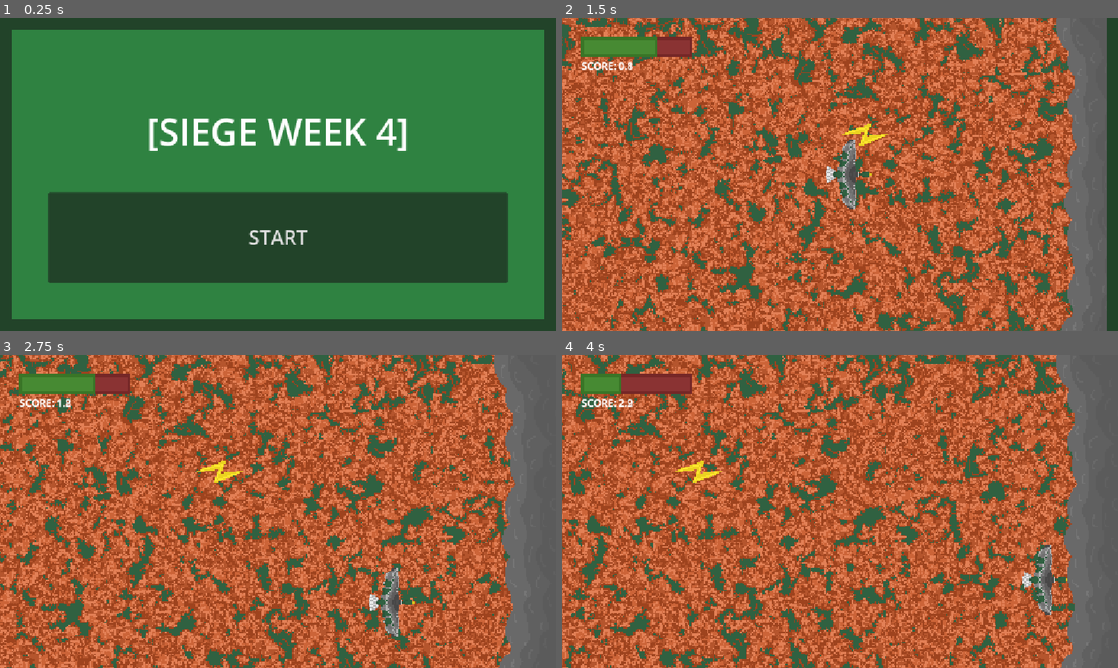
Above: before the commit, frames 1-4 (two rows, left to right).
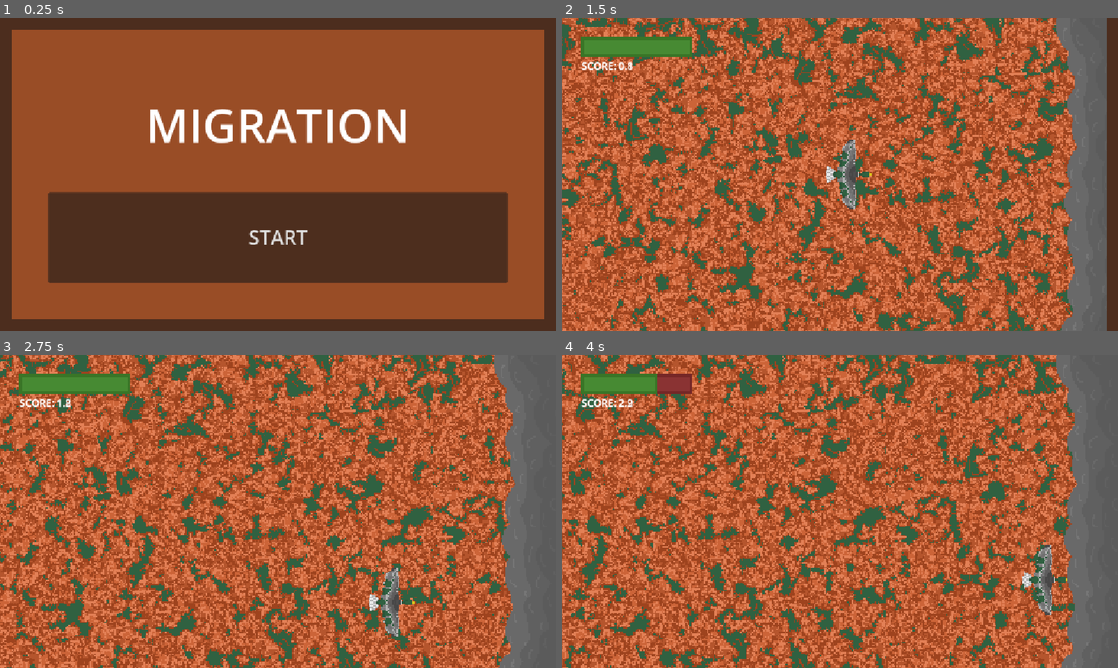
Above: after the commit, the same moments.

Repository: appellatebaton0/siege-4
Game: Godot game, scene res://scenes/main.tscn
Two runs of this game, one before a commit and one after it. Both use one fixed random seed, a clock stepped at 60 frames per second and the inputs below.
Inputs:
- Up to frame 1 (0.25 s): no input
- Up to frame 2 (1.5 s): click "START" at 0.5 s; tap Enter at 1.25 s; hold D (right) from 1.28 s (still down)
- Up to frame 3 (2.75 s): release D (right) at 2.03 s; hold S (down) from 2.03 s (still down)
- Up to frame 4 (4 s): release S (down) at 2.78 s; hold D (right) 2.78-3.53 s; hold W (up) from 3.53 s (still down)

The runs differ from the first frame. In frame 1, 99% of the frame differs, in the area x 0-100%, y 0-100%; in frame 2, 2.6%; in frame 3, 0.6%; in frame 4, 0.6%.

Commit message:
v0.13 - README and Submission!
- Wrote the README
- Project finished, submitted after this commit.

Diff:
--- a/scenes/level.tscn
+++ b/scenes/level.tscn
@@ -75,9 +75,6 @@
 
 [node name="Camera2D" type="Camera2D" parent="."]
 zoom = Vector2(3, 3)
-
-[node name="Enemy" parent="." instance=ExtResource("5_8iemx")]
-position = Vector2(25, -27)
 
 [node name="Sprite2D" type="Sprite2D" parent="."]
 z_index = 2
--- a/scenes/main.tscn
+++ b/scenes/main.tscn
@@ -21,12 +21,12 @@
 [ext_resource type="Script" uid="uid://64djo1ycff7k" path="res://scripts/values/bit.gd" id="17_y6deb"]
 
 [sub_resource type="StyleBoxFlat" id="StyleBoxFlat_tipki"]
-bg_color = Color(0.18360001, 0.51, 0.25432003, 1)
+bg_color = Color(0.6, 0.3, 0.15, 1)
 border_width_left = 25
 border_width_top = 25
 border_width_right = 25
 border_width_bottom = 25
-border_color = Color(0.13333334, 0.2627451, 0.16078432, 1)
+border_color = Color(0.29803923, 0.1764706, 0.11764706, 1)
 
 [sub_resource type="Theme" id="Theme_85g3d"]
 Panel/styles/panel = SubResource("StyleBoxFlat_tipki")
@@ -238,8 +238,8 @@
 [node name="Label" type="Label" parent="CanvasLayer/Control/StartScreen/MarginContainer/VBoxContainer"]
 layout_mode = 2
 size_flags_vertical = 3
-theme_override_font_sizes/font_size = 76
-text = "[SIEGE WEEK 4]"
+theme_override_font_sizes/font_size = 96
+text = "MIGRATION"
 horizontal_alignment = 1
 vertical_alignment = 2
 
--- a/scenes/player.tscn
+++ b/scenes/player.tscn
@@ -105,7 +105,7 @@
 theme_override_constants/margin_right = 40
 theme_override_constants/margin_bottom = 40
 
-[node name="ProgressBar" type="ProgressBar" parent="CanvasLayer/MarginContainer"]
+[node name="HealthBar" type="ProgressBar" parent="CanvasLayer/MarginContainer"]
 custom_minimum_size = Vector2(230, 40)
 layout_mode = 2
 size_flags_horizontal = 0
@@ -115,23 +115,23 @@
 value = 2.0
 show_percentage = false
 
-[node name="PropertyModifier" type="Node" parent="CanvasLayer/MarginContainer/ProgressBar"]
+[node name="UpdateHealthBar" type="Node" parent="CanvasLayer/MarginContainer/HealthBar"]
 script = ExtResource("6_smehm")
 property = "value"
 constant = true
 metadata/_custom_type_script = "uid://bc87fqj83okns"
 
-[node name="ManualNode" type="Node" parent="CanvasLayer/MarginContainer/ProgressBar/PropertyModifier" node_paths=PackedStringArray("response")]
+[node name="GetHealthBar" type="Node" parent="CanvasLayer/MarginContainer/HealthBar/UpdateHealthBar" node_paths=PackedStringArray("response")]
 script = ExtResource("7_ur7pv")
 response = NodePath("../..")
 metadata/_custom_type_script = "uid://b1o48vkwquyxs"
 
-[node name="Property" type="Node" parent="CanvasLayer/MarginContainer/ProgressBar/PropertyModifier"]
+[node name="GetHealth" type="Node" parent="CanvasLayer/MarginContainer/HealthBar/UpdateHealthBar"]
 script = ExtResource("8_y4r1p")
 property = "health"
 metadata/_custom_type_script = "uid://d7n7ctdl2nsg"
 
-[node name="ManualNode" type="Node" parent="CanvasLayer/MarginContainer/ProgressBar/PropertyModifier/Property" node_paths=PackedStringArray("response")]
+[node name="GetHealthBit" type="Node" parent="CanvasLayer/MarginContainer/HealthBar/UpdateHealthBar/GetHealth" node_paths=PackedStringArray("response")]
 script = ExtResource("7_ur7pv")
 response = NodePath("../../../../../../HealthBit")
 metadata/_custom_type_script = "uid://b1o48vkwquyxs"
--- a/scripts/bits/value_modifier.gd
+++ b/scripts/bits/value_modifier.gd
@@ -18,7 +18,6 @@
 
 func _process(_delta: float) -> void:
 	if constant or (condition != null and condition.value()):
-		print(condition.value())
 		modify()
 
 ## Can be attached to signals >:)
--- a/scripts/values/string/concat_string.gd
+++ b/scripts/values/string/concat_string.gd
@@ -20,11 +20,10 @@
 		if values[i] != null:
 			var val = values[i].value()
 
-			if val != null and val != -16777216:
+			if val != null and val != -16777216: # Update the failsafe
 				last_values[i] = val
 				response = response.replace("{"+str(i)+"}", str(val))
-			else:
-				if len(last_values) >= i:
+			elif len(last_values) >= i: # Use the failsafe
 					response = response.replace("{"+str(i)+"}", str(last_values[i]))
 
 
Binary file added: assets/cover_image.png
Not shown, added: assets/cover_image.png.import
Binary file added: assets/gameplay.png
Not shown, added: assets/gameplay.png.import
Binary file added: assets/playerscene.png
Not shown, added: assets/playerscene.png.import
Not shown, added: builds/index.apple-touch-icon.png.import
Not shown, added: builds/index.icon.png.import
Not shown, added: builds/index.png.import
Not shown, changed: README.md
Not shown, added: builds/index.apple-touch-icon.png
Not shown, added: builds/index.audio.position.worklet.js
(and 8 more such lines)
